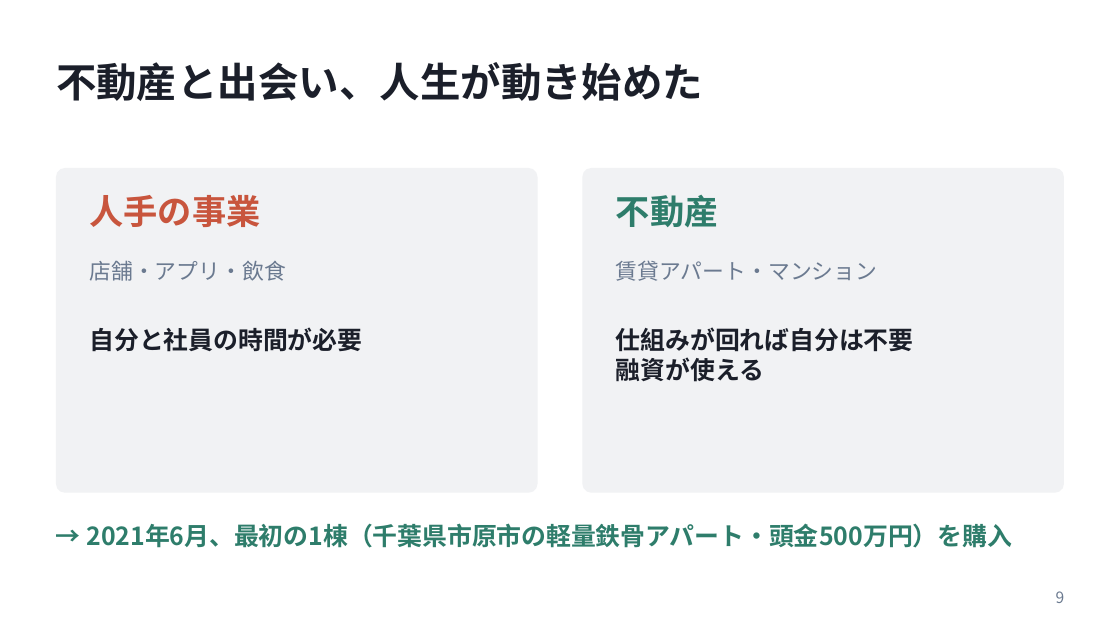
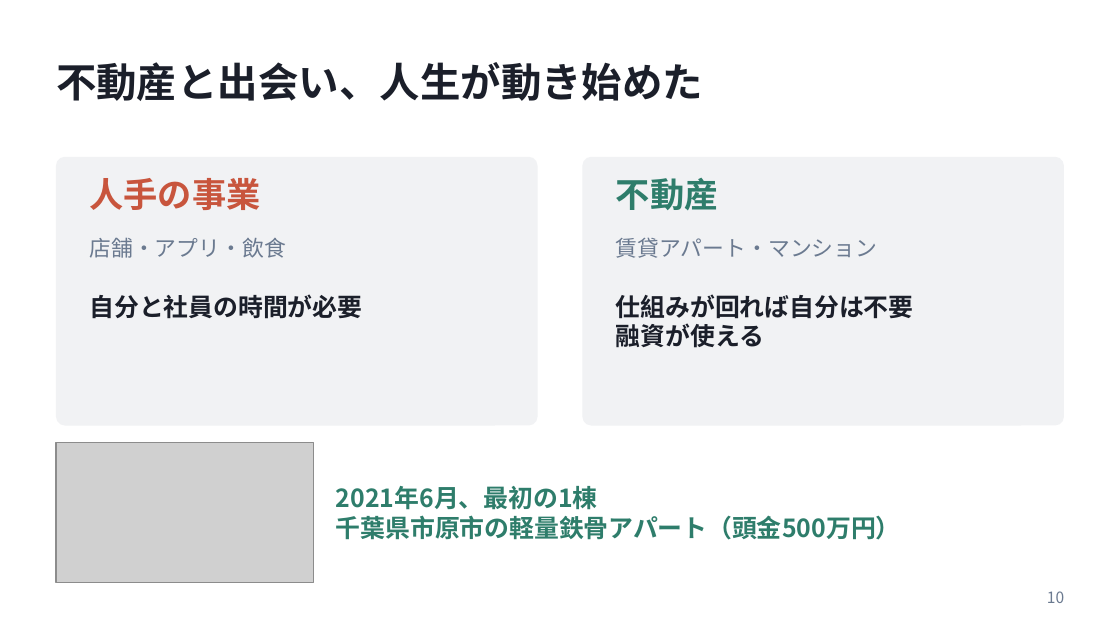
Before and after one commit to daisuke2009/avatars1, a slide deck: slide 10 of presentations/20261023_弱者の戦略_発表資料.pptx (slide 9 before the commit). Drawn at 1120x630 pixels with LibreOffice and Linux fonts; fonts in the diff are those of the drawing; grey boxes stand for pictures. Boxes give left, top, right and bottom in pixels: in the first picture for what was removed or moved away, otherwise in the second. Text is boxed around its words. In the diff, an @@ line names an element or a change of style, - is before the commit and + after.

```diff
--- a/presentations/20261023_弱者の戦略_発表資料.pptx
+++ b/presentations/20261023_弱者の戦略_発表資料.pptx
@@ rounded rectangle: place and size @@
-rounded rectangle at (56, 168, 538, 493)
+rounded rectangle at (56, 157, 538, 426)
@@ rounded rectangle at (56, 157, 538, 426): proportions changed @@
@@ text "人手の事業": place and size @@
-text "人手の事業" at (90, 195, 261, 227)
+text "人手の事業" at (90, 178, 261, 210)
@@ rounded rectangle at (582, 157, 1064, 426): proportions changed @@
@@ rounded rectangle: place and size @@
-rounded rectangle at (582, 168, 1064, 493)
+rounded rectangle at (582, 157, 1064, 426)
@@ text "不動産": place and size @@
-text "不動産" at (616, 195, 719, 227)
+text "不動産" at (616, 178, 719, 210)
@@ text "店舗・アプリ・飲食": place and size @@
-text "店舗・アプリ・飲食" at (90, 260, 286, 281)
+text "店舗・アプリ・飲食" at (90, 237, 286, 258)
@@ text "賃貸アパート・マンション": place and size @@
-text "賃貸アパート・マンション" at (616, 261, 877, 281)
+text "賃貸アパート・マンション" at (616, 238, 877, 258)
@@ text "自分と社員の時間が必要": place and size @@
-text "自分と社員の時間が必要" at (90, 327, 363, 352)
+text "自分と社員の時間が必要" at (90, 294, 363, 319)
@@ text "仕組みが回れば自分は不要": place and size @@
-text "仕組みが回れば自分は不要" at (616, 327, 914, 382)
+text "仕組みが回れば自分は不要" at (616, 294, 914, 348)
@@ picture added at (56, 442, 314, 582) @@
@@ text "2021年6月、最初の1棟" at (336, 486, 901, 540): vertical alignment top to middle @@
@@ text at (336, 486, 901, 540): text changed @@
-→ 2021年6月、最初の1棟（千葉県市原市の軽量鉄骨アパート・頭金500万円）を購入
+2021年6月、最初の1棟
+千葉県市原市の軽量鉄骨アパート（頭金500万円）
@@ page number at (1047, 591, 1064, 603): text changed @@
-9
+10
```
Also in this commit, not shown: 6 other slides changed, 5 slides added.
